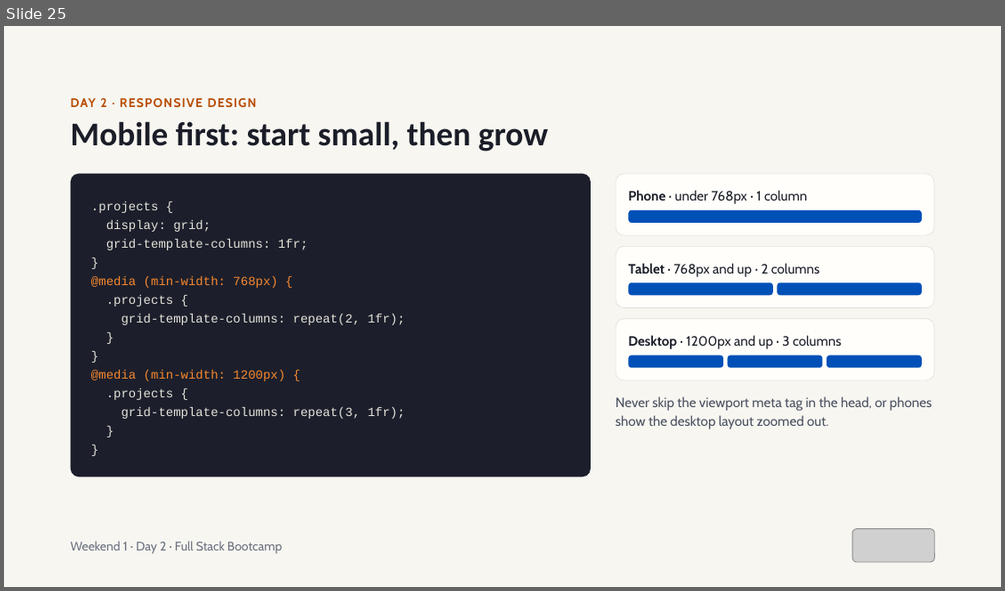
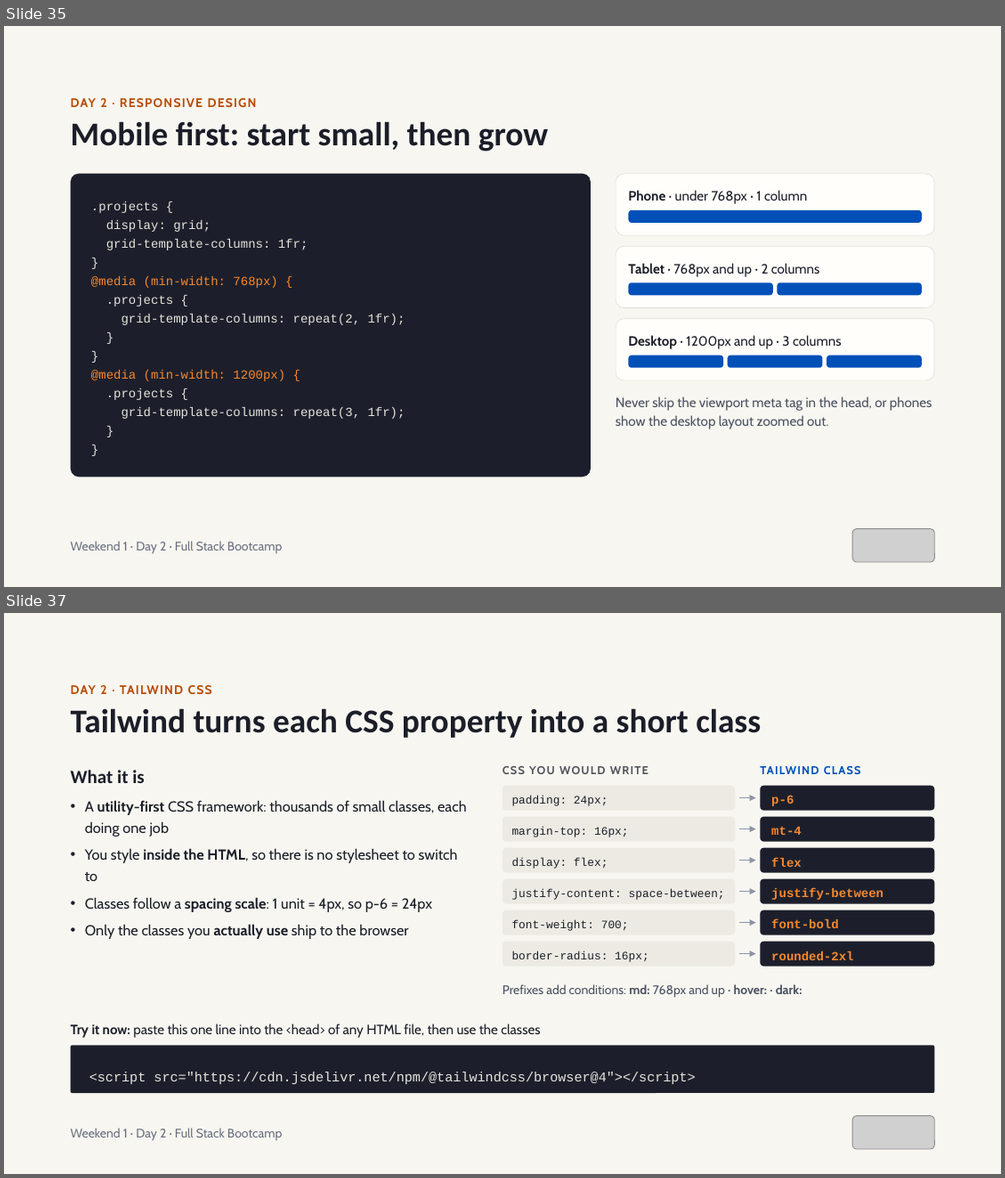
Before and after one commit to Matiz009/web-qi, a slide deck: resources/Weekend 1 — Dev Foundations & Modern Web.pptx. Shown one above the other, each under a label of ours: slide 25 before the commit, slides 35 and 37 after it; the slides between them are not shown. The pictures are 1005x591 and 1005x1178 pixels, drawn with LibreOffice and Linux fonts; fonts in the diff are those of the drawing; grey boxes stand for pictures. Boxes give left, top, right and bottom in pixels: in the first picture for what was removed or moved away, otherwise in the second. Text is boxed around its words. In the diff, an @@ line names an element or a change of style, - is before the commit and + after.

```diff
--- a/resources/Weekend 1 — Dev Foundations & Modern Web.pptx
+++ b/resources/Weekend 1 — Dev Foundations & Modern Web.pptx
@@ slide 37 added at (x1=4, y1=613, x2=1001, y2=1174), background #F7F6F1 @@
@@ text added at (x1=71, y1=685, x2=212, y2=694), 12 pt, text #B84C06, bold @@
+DAY 2 · TAILWIND CSS
@@ title added at (x1=71, y1=708, x2=760, y2=738), 32 pt, text #1B1E28, bold @@
+Tailwind turns each CSS property into a short class
@@ text added at (x1=71, y1=770, x2=145, y2=783), 18 pt, text #1B1E28, bold @@
+What it is
@@ text added at (x1=502, y1=766, x2=648, y2=774), 11 pt, text #52545A, bold @@
+CSS YOU WOULD WRITE
@@ text added at (x1=760, y1=766, x2=861, y2=774), 11 pt, text #0050B8, bold @@
+TAILWIND CLASS
@@ rounded rectangle added at (x1=502, y1=786, x2=736, y2=811), fill #ECEAE3, 11 pt, text #1B1E28 @@
+padding: 24px;
@@ arrow added from (739, 798) to (756, 798), #8B93A7 1 pt @@
@@ rounded rectangle added at (x1=760, y1=786, x2=934, y2=811), fill #1C1F2B, 12 pt, text #F7882F, bold @@
+p-6
@@ text added at (x1=85, y1=800, x2=467, y2=939), 14 pt, text #1B1E28 @@
+• A utility-first CSS framework: thousands of small classes, each doing one job
+• You style inside the HTML, so there is no stylesheet to switch to
+• Classes follow a spacing scale: 1 unit = 4px, so p-6 = 24px
+• Only the classes you actually use ship to the browser
@@ rounded rectangle added at (x1=502, y1=817, x2=736, y2=841), fill #ECEAE3, 11 pt, text #1B1E28 @@
+margin-top: 16px;
@@ rounded rectangle added at (x1=760, y1=817, x2=934, y2=841), fill #1C1F2B, 12 pt, text #F7882F, bold @@
+mt-4
@@ rounded rectangle added at (x1=502, y1=848, x2=736, y2=873), fill #ECEAE3, 11 pt, text #1B1E28 @@
+display: flex;
@@ arrow added from (739, 829) to (756, 829), #8B93A7 1 pt @@
@@ rounded rectangle added at (x1=760, y1=848, x2=934, y2=873), fill #1C1F2B, 12 pt, text #F7882F, bold @@
+flex
@@ rounded rectangle added at (x1=502, y1=879, x2=736, y2=904), fill #ECEAE3, 11 pt, text #1B1E28 @@
+justify-content: space-between;
@@ arrow added from (739, 860) to (756, 860), #8B93A7 1 pt @@
@@ rounded rectangle added at (x1=760, y1=879, x2=934, y2=904), fill #1C1F2B, 12 pt, text #F7882F, bold @@
+justify-between
@@ arrow added from (739, 892) to (756, 892), #8B93A7 1 pt @@
@@ rounded rectangle added at (x1=502, y1=910, x2=736, y2=934), fill #ECEAE3, 11 pt, text #1B1E28 @@
+font-weight: 700;
@@ arrow added from (739, 923) to (756, 923), #8B93A7 1 pt @@
@@ rounded rectangle added at (x1=760, y1=910, x2=934, y2=934), fill #1C1F2B, 12 pt, text #F7882F, bold @@
+font-bold
@@ rounded rectangle added at (x1=502, y1=941, x2=736, y2=966), fill #ECEAE3, 11 pt, text #1B1E28 @@
+border-radius: 16px;
@@ arrow added from (739, 954) to (756, 954), #8B93A7 1 pt @@
@@ rounded rectangle added at (x1=760, y1=941, x2=934, y2=966), fill #1C1F2B, 12 pt, text #F7882F, bold @@
+rounded-2xl
@@ text added at (x1=502, y1=984, x2=802, y2=997), 12 pt, text #4A5160 @@
+Prefixes add conditions: md: 768px and up · hover: · dark:
@@ text added at (x1=71, y1=1023, x2=540, y2=1038), 13 pt, text #1B1E28 @@
+Try it now: paste this one line into the <head> of any HTML file, then use the classes
@@ rounded rectangle added at (x1=71, y1=1046, x2=935, y2=1093), fill #1C1F2B, 13 pt, text #E6E4DC @@
+<script src="https://cdn.jsdelivr.net/npm/@tailwindcss/browser@4"></script>
@@ picture added at (x1=853, y1=1116, x2=935, y2=1149) @@
@@ text added at (x1=71, y1=1127, x2=282, y2=1141), 12 pt, text #6B7080 @@
+Weekend 1 · Day 2 · Full Stack Bootcamp
@@ what was slide 25 is now slide 35 @@
```
Also in this commit, not shown: 10 slides changed, 21 other slides added, 5 other files.
